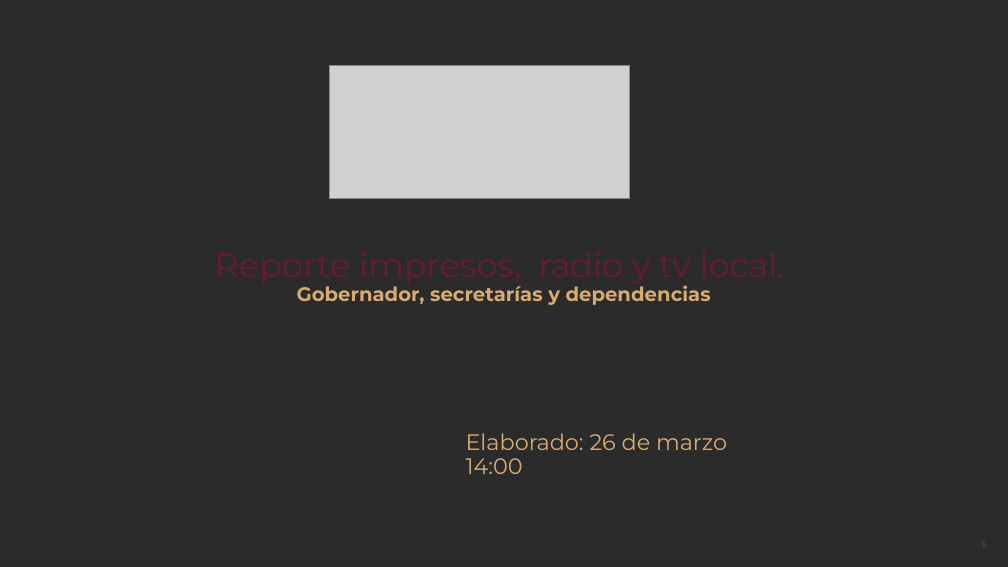
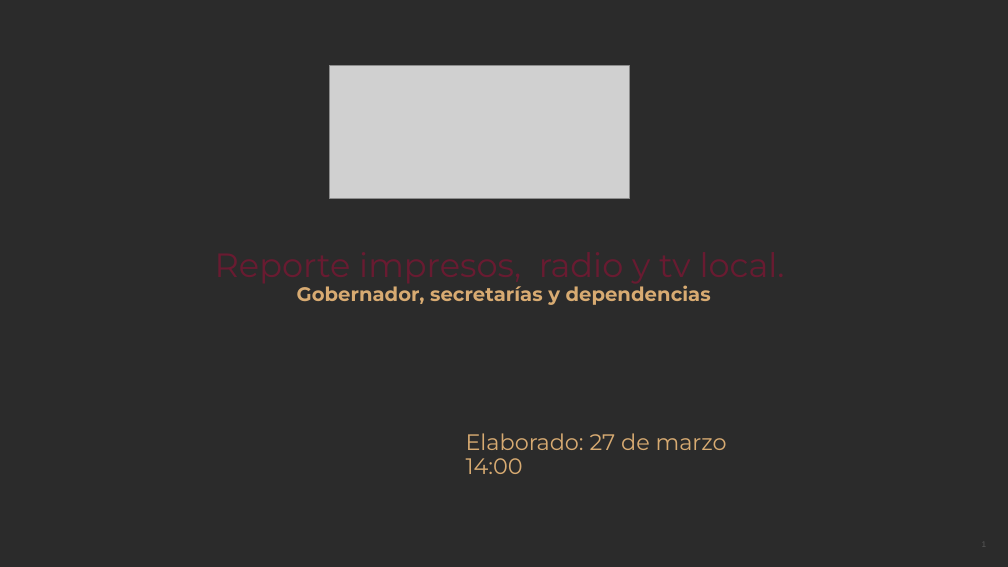
Before and after one commit to thelonious9/Reporteportadas, a slide deck: slide 1 of Reporte 270326.pptx. Drawn at 1008x567 pixels with LibreOffice and Linux fonts; fonts in the diff are those of the drawing; grey boxes stand for pictures; background and template pictures are left out; a plain dark background stands for a picture behind light text. Boxes give left, top, right and bottom in pixels: in the first picture for what was removed or moved away, otherwise in the second. Text is boxed around its words. In the diff, an @@ line names an element or a change of style, - is before the commit and + after.

Commit message:
30 de marzo

```diff
--- a/Reporte 270326.pptx
+++ b/Reporte 270326.pptx
@@ text at bbox=[466, 433, 727, 450]: text changed @@
-Elaborado: 26 de marzo
+Elaborado: 27 de marzo
```
Also in this commit, not shown: 5 other slides changed, 2 other files.
